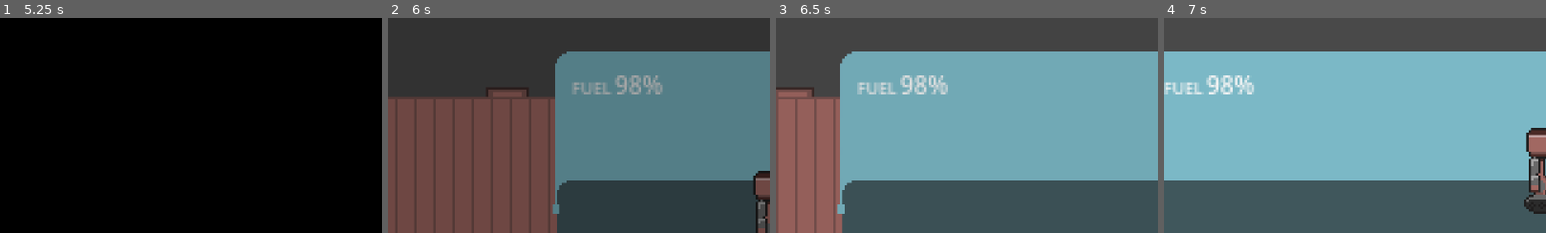
Above: before the commit, frames 1-4 (left to right).
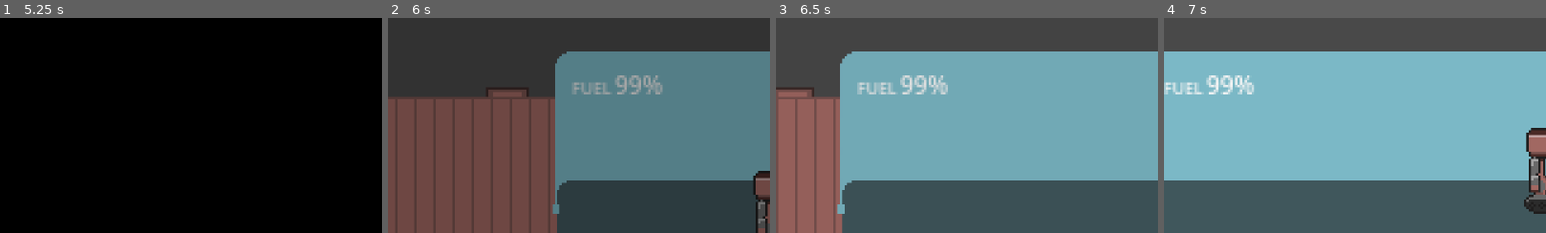
Above: after the commit, the same moments.

Repository: superlou/train-game-3
Game: Godot game, scene res://world.tscn
Same seed, same stepped clock (60 frames per second), same inputs: the game is played once before the commit and once after it. The engine's default icon, where the game draws it, is replaced by a stand-in: a white triangle on a blue panel in a dark square.
Inputs:
- Up to frame 1 (5.25 s): hold W (move_up) 0.53-2.03 s; tap E (interact) at 0.6, 2.85, 5.1 s; tap Space (jump) at 0.77, 1.52, 3.02, 3.77, 4.25, 4.52 s; tap T (spawn_station) at 1.35, 3.6 s; hold Shift (sprint) 2.03-2.78 s; hold A (move_left) 2.03-3.53 s; tap Enter at 2.75, 5 s; hold S (move_down) 3.53-4.28 s; hold D (move_right) 4.28-5.03 s; tap Shift (sprint) at 4.35 s; hold W (move_up) from 5.03 s (still down)
- Up to frame 2 (6 s): release W (move_up) at 5.78 s; hold D (move_right) from 5.78 s (still down); tap T (spawn_station) at 5.85 s
- Up to frame 3 (6.5 s): keep holding D (move_right); tap Space (jump) at 6.02 s
- Up to frame 4 (7 s): keep holding D (move_right); hold Shift (sprint) from 6.53 s (still down); tap Space (jump) at 6.77 s
The pictures show only the part of the screen within x 0-50%, y 0-50%; the shares and areas given below are measured in that part.

Frame 1 is identical in both runs. In frame 2, 0.1% of the frame differs, in the area x 63-67%, y 28-36%; in frame 3, 0.1%; in frame 4, 0.1%, in the area x 14-18%, y 28-36%.

Commit message:
Extracted fuel use to a component

Diff:
--- /dev/null
+++ b/components/fuel_use_component.gd
@@ -0,0 +1,25 @@
+extends Node2D
+
+@export var fuel_max := 5000.0
+@export var fuel = 5000.0
+@export var throttle = 1.0
+@export var fuel_consumption_full_throttle = 1.0
+
+
+# Called when the node enters the scene tree for the first time.
+func _ready():
+	pass # Replace with function body.
+
+
+# Called every frame. 'delta' is the elapsed time since the previous frame.
+func _physics_process(delta):
+	fuel -= fuel_consumption_full_throttle * throttle * delta
+	fuel = clamp(fuel, 0.0, fuel_max)
+
+
+func percent_full():
+	return fuel / fuel_max
+
+
+func is_empty():
+	return fuel <= 0.0
--- /dev/null
+++ b/components/fuel_use_component.tscn
@@ -0,0 +1,6 @@
+[gd_scene load_steps=2 format=3 uid="uid://ck8t4eueumwol"]
+
+[ext_resource type="Script" path="res://components/fuel_use_component.gd" id="1_gu4my"]
+
+[node name="FuelUseComponent" type="Node2D"]
+script = ExtResource("1_gu4my")
--- a/train.gd
+++ b/train.gd
@@ -3,11 +3,8 @@
 @export var velocity := 500.0
 const ROLLING_FRICTION := 20.0
 @export var decoupled_cars: Array[Platform] = []
+@onready var fuel = get_node("FuelUseComponent")
 
-@export var fuel_max := 5000.0
-@export var fuel = 5000.0
-@export var throttle = 1.0
-@export var fuel_consumption_full_throttle = 1.0
 
 func _ready():
 	for car in %Cars.get_children():
@@ -27,9 +24,7 @@
 	for car in %Cars.get_children():
 		car.position.x += car.relative_velocity * delta
 
-	fuel -= fuel_consumption_full_throttle * throttle * delta
-	fuel = clamp(fuel, 0.0, fuel_max)
-	%ControlCrate.fuel_gauge = fuel / fuel_max
+	%ControlCrate.fuel_gauge = fuel.percent_full()
 
-	if fuel == 0.0:
+	if fuel.is_empty():
 		velocity = max(velocity - ROLLING_FRICTION * delta, 0)
--- a/world.tscn
+++ b/world.tscn
@@ -9,6 +9,7 @@
 [ext_resource type="PackedScene" uid="uid://vgvmwl5vqf6v" path="res://player.tscn" id="7_xum60"]
 [ext_resource type="PackedScene" uid="uid://ckil20uyxnrk0" path="res://passenger.tscn" id="8_hxkit"]
 [ext_resource type="PackedScene" uid="uid://bk47ml0jysec7" path="res://drum.tscn" id="9_26yjn"]
+[ext_resource type="PackedScene" uid="uid://ck8t4eueumwol" path="res://fuel_use_component.tscn" id="10_50f34"]
 
 [sub_resource type="TileSetAtlasSource" id="TileSetAtlasSource_e77y4"]
 texture = ExtResource("3_sovol")
@@ -53,7 +54,8 @@
 unique_name_in_owner = true
 position = Vector2(1, 0)
 script = ExtResource("2_yimyg")
-fuel_consumption_full_throttle = 10.0
+
+[node name="FuelUseComponent" parent="Train" instance=ExtResource("10_50f34")]
 
 [node name="Track" type="TileMap" parent="Train"]
 z_index = -1
@@ -68,7 +70,6 @@
 [node name="Flatbed1" parent="Train/Cars" instance=ExtResource("4_x00ep")]
 y_sort_enabled = true
 position = Vector2(0, 5)
-relative_velocity = null
 
 [node name="Ramp" parent="Train/Cars/Flatbed1" instance=ExtResource("5_hfq0r")]
 position = Vector2(256, 0)
@@ -93,7 +94,6 @@
 
 [node name="Flatbed2" parent="Train/Cars" instance=ExtResource("4_x00ep")]
 position = Vector2(-685, 5)
-relative_velocity = null
 
 [node name="NavigationRegion2D" type="NavigationRegion2D" parent="Train"]
 visible = false
Not shown: 1 places in world.tscn that only renumber resources
